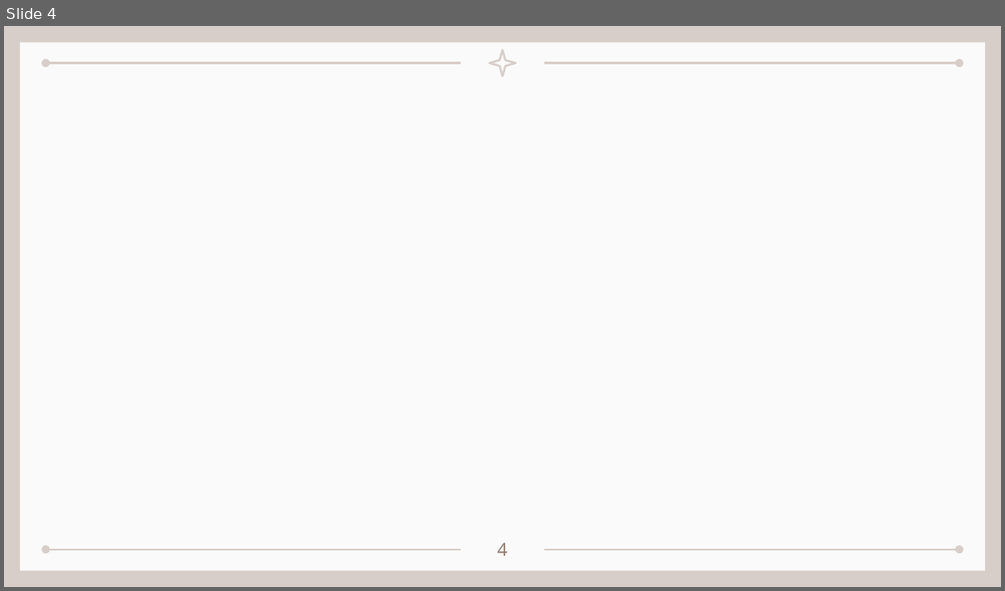
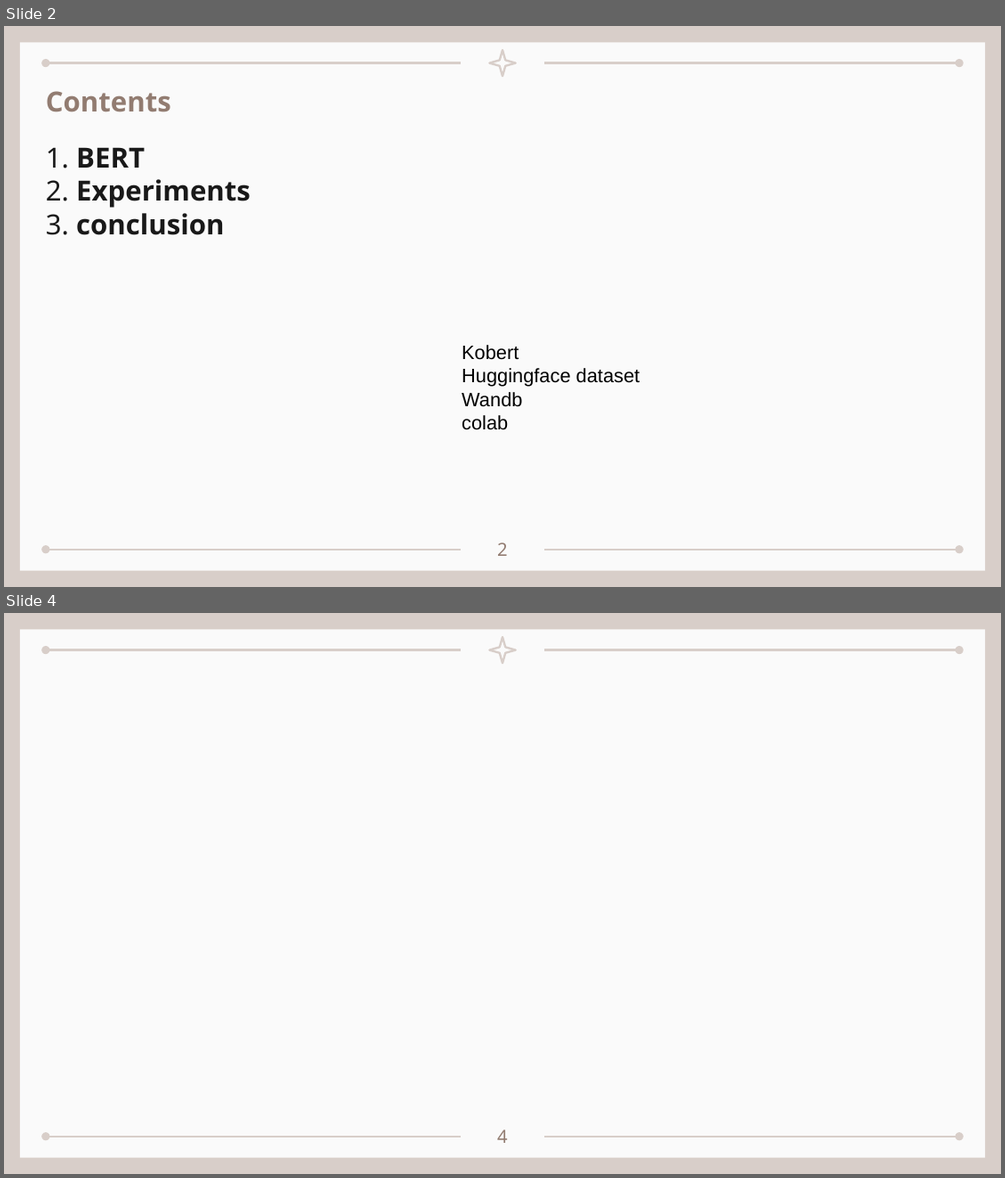
Before and after one commit to seungdeng/DELab, a slide deck: PPT/DSLab_이승건_BERT멘토링발표.pptx. Shown one above the other, each under a label of ours: slide 4 before the commit, slides 2 and 4 after it; the slides between them are not shown. The pictures are 1005x591 and 1005x1178 pixels, drawn with LibreOffice and Linux fonts; fonts in the diff are those of the drawing. Boxes give left, top, right and bottom in pixels: in the first picture for what was removed or moved away, otherwise in the second. Text is boxed around its words. In the diff, an @@ line names an element or a change of style, - is before the commit and + after.

```diff
--- a/PPT/DSLab_이승건_BERT멘토링발표.pptx
+++ b/PPT/DSLab_이승건_BERT멘토링발표.pptx
@@ slide 2 added at box(4, 26, 1001, 587), background #D8CEC9; not listed: 6 template elements that a slide beside it also shows @@
@@ text added at box(46, 91, 171, 112), 20 pt, text #927C71, bold @@
+Contents
@@ text added at box(46, 147, 251, 235), 20 pt, text #191919, bold @@
+1. BERT
+2. Experiments
+3. conclusion
@@ text added at box(461, 345, 639, 430), 14 pt, text #000000 @@
+Kobert
+Huggingface dataset
+Wandb
+colab
@@ page number added at box(497, 542, 508, 556), 13 pt, text #927C71 @@
+2
```
Also in this commit, not shown: 2 slides changed, 1 slide removed, 1 other file.
